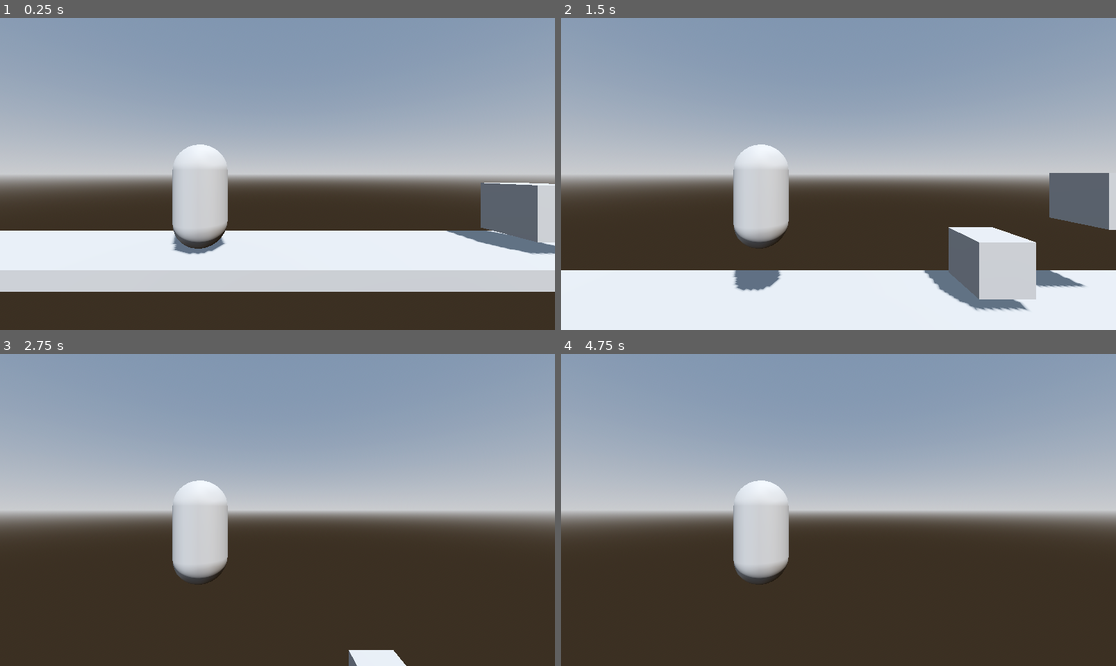
Above: before the commit, frames 1-4 (two rows, left to right).
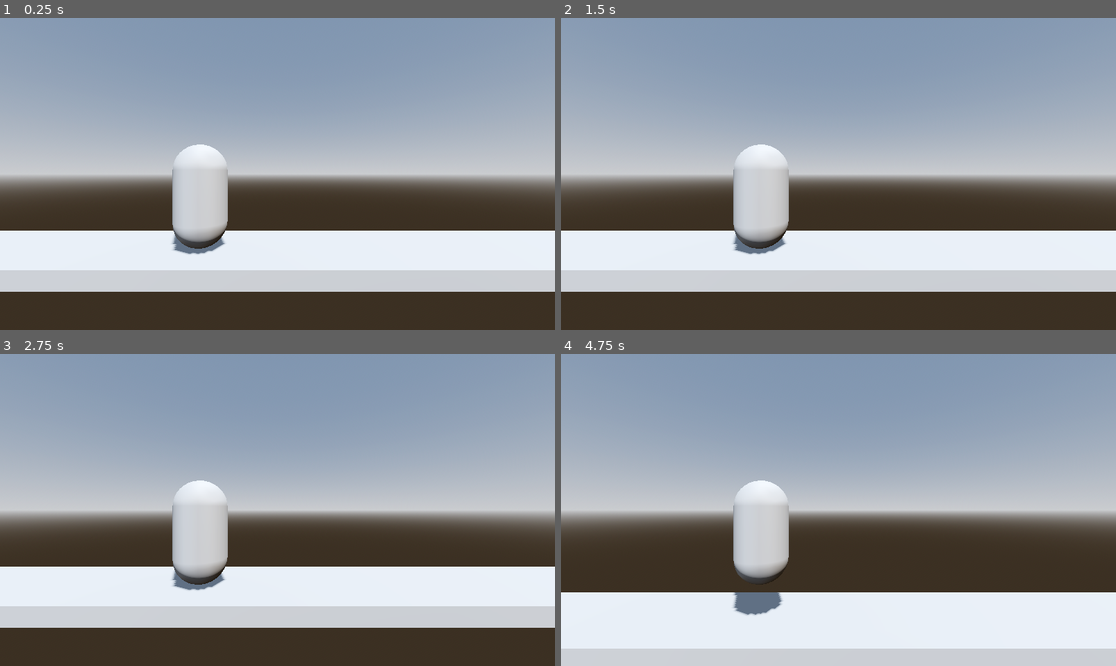
Above: after the commit, the same moments.

Repository: tomas-heredia/GGJ-2026
Game: Godot game, scene res://Scenes/main.tscn
The game is run twice, just before and just after one commit, with the same random seed, the same clock (stepped at 60 frames per second) and the same inputs.
Inputs:
- Up to frame 1 (0.25 s): no input
- Up to frame 2 (1.5 s): tap Enter at 0.5 s; hold D (move_right) 0.53-1.28 s; hold Space (jump) 0.53-1.28 s; tap E (interact, bound only after the commit) at 0.6 s; hold A (move_left) from 1.28 s (still down); tap Space (jump) at 1.35 s
- Up to frame 3 (2.75 s): tap Space (jump) at 1.52, 1.82, 2.3 s; tap E (interact, bound only after the commit) at 1.55 s; release A (move_left) at 2.03 s; hold D (move_right) from 2.03 s (still down); hold Shift (sprint) from 2.03 s (still down)
- Up to frame 4 (4.75 s): release Shift (sprint) at 2.78 s; tap E (interact, bound only after the commit) at 2.85, 3.6, 4.55 s; tap Space (jump) at 3.02, 3.32, 4.35, 4.52 s; release D (move_right) at 3.53 s; hold Space (jump) 3.53-4.28 s; hold A (move_left) from 3.53 s (still down)

The runs differ from the first frame. In frame 1, 2.9% of the frame differs, in the area x 80-100%, y 52-76%; in frame 2, 32%, in the area x 0-100%, y 49-100%; in frame 3, 20%; in frame 4, 24%.

Commit message:
Mask object and functionality
PLayer can equiq mask and replace it with a new one. Although it does not drop the old

Diff:
--- /dev/null
+++ b/global-gameam-2026/Scenes/Mask.tscn
@@ -0,0 +1,17 @@
+[gd_scene load_steps=3 format=3 uid="uid://cv2p01h1vlr2p"]
+
+[ext_resource type="Script" uid="uid://g174jx2jooxb" path="res://Scripts/mask.gd" id="1_5dvgx"]
+
+[sub_resource type="SphereShape3D" id="SphereShape3D_5gkhb"]
+radius = 1.0
+
+[node name="Mask" type="Node3D"]
+script = ExtResource("1_5dvgx")
+
+[node name="Area3D" type="Area3D" parent="."]
+
+[node name="CollisionShape3D" type="CollisionShape3D" parent="Area3D"]
+shape = SubResource("SphereShape3D_5gkhb")
+
+[node name="CSGSphere3D" type="CSGSphere3D" parent="Area3D"]
+radius = 0.49697313
--- a/global-gameam-2026/Scenes/main.tscn
+++ b/global-gameam-2026/Scenes/main.tscn
@@ -31,11 +31,3 @@
 
 [node name="CharacterBody3D" parent="." instance=ExtResource("1_jjgbg")]
 transform = Transform3D(1, 0, 0, 0, 1, 0, 0, 0, 1, -0.22675842, 1.2098178, 0.087062456)
-
-[node name="CSGBox3D2" type="CSGBox3D" parent="."]
-transform = Transform3D(1, 0, 0, 0, 1, 0, 0, 0, 1, 6.327269, 0.93896794, 0)
-use_collision = true
-
-[node name="CSGBox3D3" type="CSGBox3D" parent="."]
-transform = Transform3D(1, 0, 0, 0, 1, 0, 0, 0, 1, 8.603806, 2.1594536, 0)
-use_collision = true
--- a/global-gameam-2026/Scenes/player.tscn
+++ b/global-gameam-2026/Scenes/player.tscn
@@ -6,7 +6,7 @@
 
 [sub_resource type="CapsuleShape3D" id="CapsuleShape3D_sh265"]
 
-[node name="CharacterBody3D" type="CharacterBody3D"]
+[node name="CharacterBody3D" type="CharacterBody3D" groups=["player"]]
 script = ExtResource("1_4flbx")
 
 [node name="MeshInstance3D" type="MeshInstance3D" parent="."]
@@ -18,3 +18,6 @@
 [node name="Camera3D" type="Camera3D" parent="."]
 transform = Transform3D(1, 0, 0, 0, 1, 0, 0, 0, 1, 1.4911118, 0.4283929, 3.978195)
 current = true
+
+[node name="Marker3D" type="Marker3D" parent="."]
+transform = Transform3D(1, 0, 0, 0, 1, 0, 0, 0, 1, 0.54341626, 0.5266397, 0)
--- a/global-gameam-2026/Scenes/test.tscn
+++ b/global-gameam-2026/Scenes/test.tscn
@@ -1,3 +1,49 @@
-[gd_scene format=3 uid="uid://lbba8w14ff4k"]
+[gd_scene load_steps=8 format=3 uid="uid://cl82noaixl6qv"]
 
-[node name="Test" type="Node2D"]
+[ext_resource type="PackedScene" uid="uid://rm3wg8bi4pdg" path="res://Scenes/player.tscn" id="1_ko2s7"]
+[ext_resource type="PackedScene" uid="uid://cv2p01h1vlr2p" path="res://Scenes/Mask.tscn" id="2_gxb1y"]
+
+[sub_resource type="ProceduralSkyMaterial" id="ProceduralSkyMaterial_ko2s7"]
+sky_horizon_color = Color(0.66224277, 0.6717428, 0.6867428, 1)
+ground_horizon_color = Color(0.66224277, 0.6717428, 0.6867428, 1)
+
+[sub_resource type="Sky" id="Sky_ig7tw"]
+sky_material = SubResource("ProceduralSkyMaterial_ko2s7")
+
+[sub_resource type="Environment" id="Environment_gxb1y"]
+background_mode = 2
+sky = SubResource("Sky_ig7tw")
+tonemap_mode = 2
+glow_enabled = true
+
+[sub_resource type="StandardMaterial3D" id="StandardMaterial3D_gxb1y"]
+albedo_color = Color(0.65038556, 0.2357288, 0.17591706, 1)
+
+[sub_resource type="SphereMesh" id="SphereMesh_0dy5s"]
+
+[node name="Test" type="Node3D"]
+
+[node name="WorldEnvironment" type="WorldEnvironment" parent="."]
+environment = SubResource("Environment_gxb1y")
+
+[node name="DirectionalLight3D" type="DirectionalLight3D" parent="."]
+transform = Transform3D(-0.8660254, -0.43301278, 0.24999999, 0.42142832, -0.3630732, 0.83100903, -0.26906922, 0.825032, 0.49691445, 0, 1.6142716, 0)
+shadow_enabled = true
+
+[node name="CSGBox3D" type="CSGBox3D" parent="."]
+transform = Transform3D(3.0894706, 0, 0, 0, 1, 0, 0, 0, 2.0857952, 2.908285, 1.9281439, -2.2491832)
+use_collision = true
+size = Vector3(12.135742, 0.3173828, 3.1865234)
+
+[node name="CharacterBody3D" parent="." instance=ExtResource("1_ko2s7")]
+transform = Transform3D(1, 0, 0, 0, 1, 0, 0, 0, 1, 2.9795732, 3.134069, -1.3638427)
+
+[node name="Mask" parent="." instance=ExtResource("2_gxb1y")]
+transform = Transform3D(1, 0, 0, 0, 1, 0, 0, 0, 1, 13.456516, 2.583808, -1.5514841)
+
+[node name="MeshInstance3D" type="MeshInstance3D" parent="Mask"]
+material_overlay = SubResource("StandardMaterial3D_gxb1y")
+mesh = SubResource("SphereMesh_0dy5s")
+
+[node name="Mask2" parent="." instance=ExtResource("2_gxb1y")]
+transform = Transform3D(1, 0, 0, 0, 1, 0, 0, 0, 1, 17.65004, 2.5838084, -1.5557021)
--- /dev/null
+++ b/global-gameam-2026/Scripts/mask.gd
@@ -0,0 +1,15 @@
+extends Node3D
+
+@onready var area: Area3D = $Area3D
+
+func _ready() -> void:
+	area.body_entered.connect(_on_body_entered)
+	area.body_exited.connect(_on_body_exited)
+
+func _on_body_entered(body: Node) -> void:
+	if body.is_in_group("player"):
+		body.nearby_mask = self
+
+func _on_body_exited(body: Node) -> void:
+	if body.is_in_group("player") and body.nearby_mask == self:
+		body.nearby_mask = null
--- a/global-gameam-2026/Scripts/player.gd
+++ b/global-gameam-2026/Scripts/player.gd
@@ -5,18 +5,20 @@
 @export var accel:= 18.0
 @export var decel:= 22.0
 @export var jump_velocity:= 4.5
-@export var double_jump:= true
+@export var mask_double_jump:= false
 @export var gravity: float = ProjectSettings.get_setting("physics/3d/default_gravity")
+@onready var face_socket: Node3D = $Marker3D
 
 var current_speed: float = 0.0
 
+#MOVEMENT
 func _physics_process(delta):
 	# Gravity
 	if not is_on_floor():
 		velocity.y -= gravity * delta
 
-	# Double Jump
-	if double_jump and Input.is_action_just_pressed("jump") and !is_on_floor():
+	# Double Jump - RED MASK
+	if mask_double_jump and Input.is_action_just_pressed("jump") and !is_on_floor():
 		velocity.y = jump_velocity
 
 	#Jump
@@ -42,3 +44,35 @@
 	velocity.z = 0.0
 
 	move_and_slide()
+
+
+# Mask EQUP MECHANICS
+var nearby_mask: Node3D = null
+var equipped_mask: Node3D = null
+
+func _process(_delta: float) -> void:
+	if nearby_mask and Input.is_action_just_pressed("interact"):
+		equip_mask(nearby_mask)
+		mask_double_jump = true
+
+func equip_mask(mask: Node3D) -> void:
+	# If only one mask allowed, drop/replace old
+	if equipped_mask:
+		equipped_mask.queue_free()
+		equipped_mask = null
+
+	# Reparent the mask to the face socket
+	mask.get_parent().remove_child(mask)
+	face_socket.add_child(mask)
+
+	# Snap to the socket
+	mask.transform = Transform3D.IDENTITY
+
+	# Disable pickup collider so it doesn’t keep triggering
+	var area := mask.get_node_or_null("Area3D") as Area3D
+	if area:
+		area.monitoring = false
+		area.monitorable = false
+
+	equipped_mask = mask
+	nearby_mask = null
--- a/global-gameam-2026/project.godot
+++ b/global-gameam-2026/project.godot
@@ -14,6 +14,12 @@
 run/main_scene="uid://4u3bk8nn8nwy"
 config/features=PackedStringArray("4.5", "Forward Plus")
 config/icon="res://icon.svg"
+
+[file_customization]
+
+folder_colors={
+"res://Scenes/": "red"
+}
 
 [input]
 
@@ -47,3 +53,8 @@
 "events": [Object(InputEventKey,"resource_local_to_scene":false,"resource_name":"","device":-1,"window_id":0,"alt_press …(195 unchanged characters)…
 ]
 }
+interact={
+"deadzone": 0.2,
+"events": [Object(InputEventKey,"resource_local_to_scene":false,"resource_name":"","device":-1,"window_id":0,"alt_pressed":false,"shift_pressed":false,"ctrl_pressed":false,"meta_pressed":false,"pressed":false,"keycode":0,"physical_keycode":69,"key_label":0,"unicode":101,"location":0,"echo":false,"script":null)
+]
+}
Renamed: global-gameam-2026/breaking_platform.gd -> global-gameam-2026/Scripts/breaking_platform.gd
Renamed: global-gameam-2026/breaking_platform.gd.uid -> global-gameam-2026/Scripts/breaking_platform.gd.uid
Not shown, added: global-gameam-2026/Scripts/mask.gd.uid
